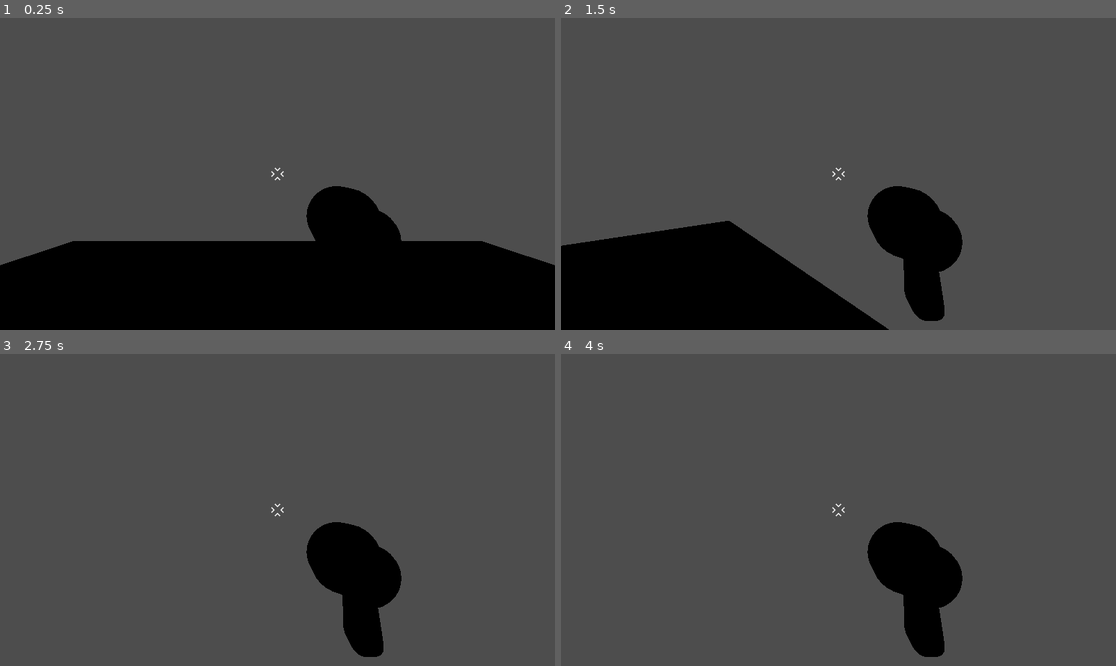
Above: before the commit, frames 1-4 (two rows, left to right).
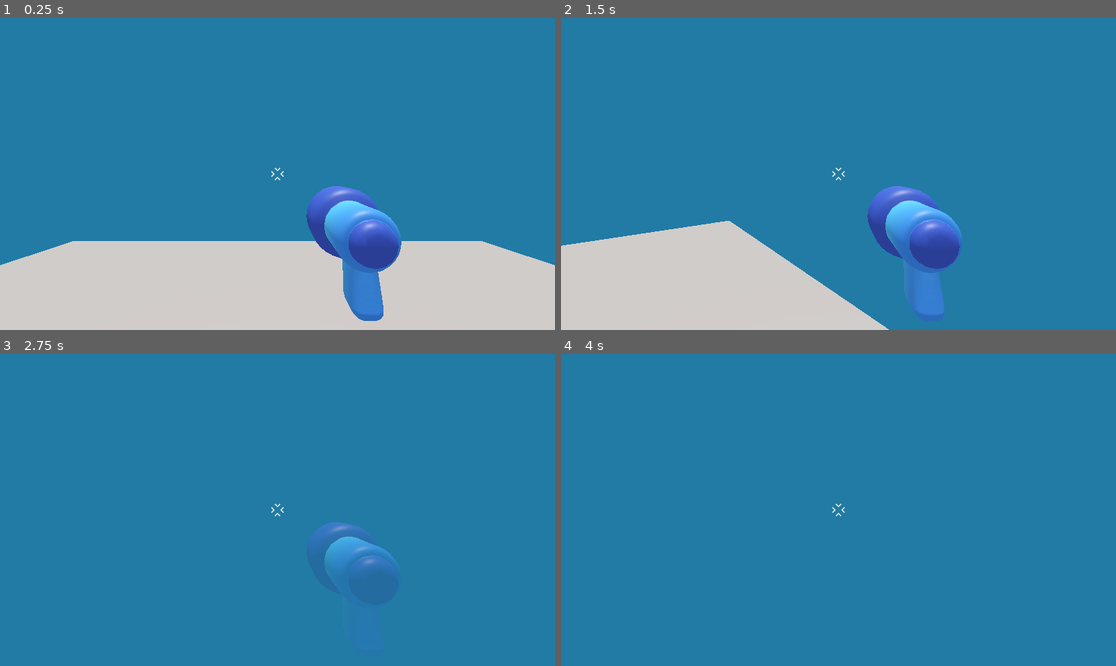
Above: after the commit, the same moments.

Repository: autrera/tutorial-fps-survivors-arena
Game: Godot game, scene res://game.tscn
Same seed, same stepped clock (60 frames per second), same inputs: the game is played once before the commit and once after it. This scene is started directly instead of the project's main scene.
Inputs (mouse positions are in pixels of both pictures, inside the frame that each line leads up to):
- Up to frame 1 (0.25 s): no input
- Up to frame 2 (1.5 s): tap Enter at 0.5 s; move the mouse to (866, 174) at 0.52 s; hold W (move_forward) from 0.53 s (still down); tap Space (jump) at 0.77 s; move the mouse to (810, 174) at 1.27 s
- Up to frame 3 (2.75 s): keep holding W (move_forward); tap Space (jump) at 1.52 s; move the mouse to (288, 503) at 2.02 s
- Up to frame 4 (4 s): keep holding W (move_forward); move the mouse to (832, 516) at 2.77 s; tap Space (jump) at 3.02, 3.5, 3.77 s; move the mouse to (877, 513) at 3.52 s

The runs differ from the first frame. In frame 1, 100% of the frame differs, in the area x 0-100%, y 0-100%; in frame 2, 100%; in frame 3, 100%; in frame 4, 100%.

Commit message:
Add light and colors and fog to the game level

Diff:
--- a/game.tscn
+++ b/game.tscn
@@ -1,6 +1,18 @@
-[gd_scene load_steps=2 format=3 uid="uid://d1gbpir2xlj0v"]
+[gd_scene load_steps=3 format=3 uid="uid://d1gbpir2xlj0v"]
 
 [ext_resource type="PackedScene" uid="uid://d0vxqnscejbjg" path="res://player.tscn" id="1_80nbo"]
+
+[sub_resource type="Environment" id="Environment_80nbo"]
+background_mode = 1
+background_color = Color(0.121569, 0.678431, 0.894118, 1)
+ambient_light_source = 2
+ambient_light_color = Color(0.768627, 0.690196, 0.643137, 1)
+tonemap_mode = 2
+fog_enabled = true
+fog_light_color = Color(0.109804, 0.376471, 0.509804, 1)
+fog_density = 0.0055
+fog_height = -0.4
+fog_height_density = 0.35
 
 [node name="Game" type="Node3D"]
 
@@ -10,3 +22,9 @@
 size = Vector3(10, 10, 10)
 
 [node name="Player" parent="." instance=ExtResource("1_80nbo")]
+
+[node name="DirectionalLight3D" type="DirectionalLight3D" parent="."]
+transform = Transform3D(1, 0, 0, 0, -4.37114e-08, 1, 0, -1, -4.37114e-08, 0, 6, 0)
+
+[node name="WorldEnvironment" type="WorldEnvironment" parent="."]
+environment = SubResource("Environment_80nbo")
